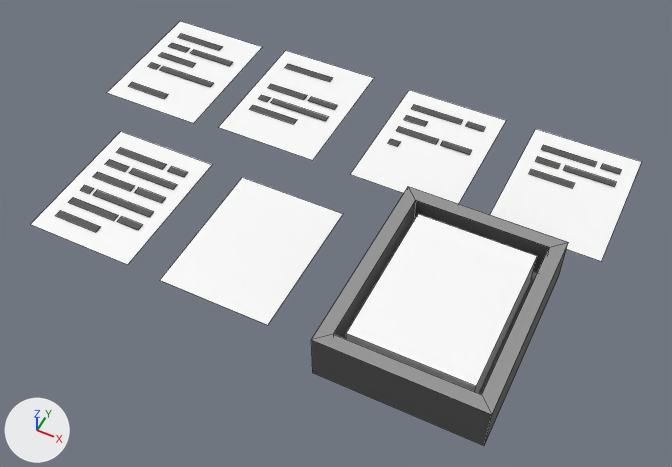
Two versions of the FBX model Assets/Art/Models/Items/Functional/Generic/paper.fbx, one commit apart.
The view is the same before and after, from a 50 mm lens placed at (2.621, 0.889, 1.449), pointed at (2.031, 2.07, -0.027). Every picture has the same lights, and +X, +Y and +Z are marked at lower left. Both versions are drawn at full value of the shape key 'Key 1' of 'PaperBin'; the numbers are the values there. Mesh edges are drawn as thin lines. Vertices at the same position are counted once.

The first picture shows 'Paper', 'Paper Note 1', 'Paper Note 2', 'Paper Note 3', 'Paper Note 4', 'Paper Note 5', 'PaperBin'.
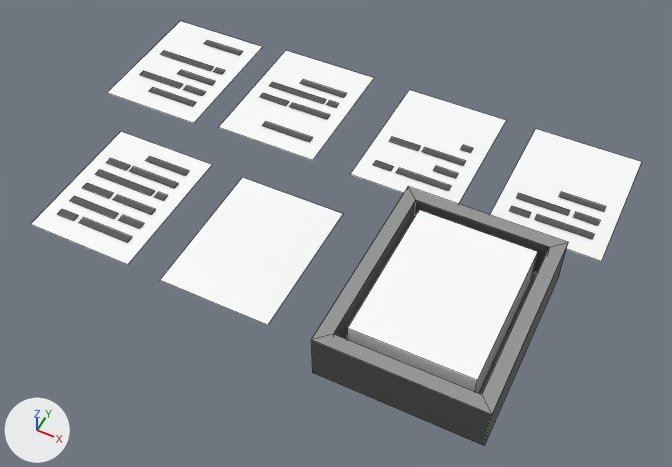
Location of each change, [x1, y1, x2, y2] in pixels of the pictures (672 x 467 px):
'PaperBin', reshaped, turned: [311, 187, 568, 446] in both
'Paper Note 1', reshaped, turned: [31, 131, 212, 265] in both
'Paper Note 2', reshaped, turned: [490, 129, 641, 261] in both
'Paper Note 3', reshaped, turned: [350, 90, 506, 204] in both
'Paper Note 4', reshaped, turned: [219, 50, 374, 160] in both
'Paper Note 5', reshaped, turned: [107, 21, 262, 123] in both

What changed in the scene script:
```text
Change me_paper_021:
    where me_paper_021.from_pydata(...)  # 28 vertices, 7 faces; spans x -0.123..0.123, y -0.162..0.162, z 0.0..0.003
    used by ob_paper_note_4; location = (1.779, 2.376, 0.009)
    me_paper_021 part 1: the whole mesh is multiplied about the mesh origin by the matrix ((-1.0, 0.0, 0.0), (0.0, 0.0, 1.0), (0.0, 1.0, 0.0))
Change me_paper_004:
    where me_paper_004.from_pydata(...)  # 48 vertices, 12 faces; spans x -0.123..0.123, y -0.162..0.162, z 0.0..0.003
    used by ob_paper_note_1; location = (1.586, 1.941, 0.009)
    me_paper_004 part 4: the whole mesh is multiplied about the mesh origin by the matrix ((-1.0, 0.0, 0.0), (0.0, 0.0, 1.0), (0.0, 1.0, 0.0))
Change me_paper_019:
    where me_paper_019.from_pydata(...)  # 24 vertices, 6 faces; spans x -0.123..0.123, y -0.162..0.162, z 0.0..0.003
    used by ob_paper_note_2; location = (2.435, 2.375, 0.009)
    me_paper_019 part 2: the whole mesh is multiplied about the mesh origin by the matrix ((-1.0, 0.0, 0.0), (0.0, 0.0, 1.0), (0.0, 1.0, 0.0))
Change me_paper_018:
    where me_paper_018.from_pydata(...)  # 32 vertices, 8 faces; spans x -0.123..0.123, y -0.162..0.162, z 0.0..0.003
    used by ob_paper_note_5; location = (1.475, 2.362, 0.009)
    me_paper_018 part 6: the whole mesh is multiplied about the mesh origin by the matrix ((-1.0, 0.0, 0.0), (0.0, 0.0, 1.0), (0.0, 1.0, 0.0))
Change me_paperbin:
    where me_paperbin.from_pydata(...)  # 24 vertices, 19 faces; spans x -0.167..0.167, y -0.212..0.212, z 0.0..0.104
    used by ob_paperbin; location = (2.324, 1.934, 0.0)
    me_paperbin part 3: the whole mesh is multiplied about the mesh origin by the matrix ((-1.0, 0.0, 0.0), (0.0, 0.0, 1.0), (0.0, 1.0, 0.0))
Change me_paper_020:
    where me_paper_020.from_pydata(...)  # 28 vertices, 7 faces; spans x -0.123..0.123, y -0.162..0.162, z 0.0..0.003
    used by ob_paper_note_3; location = (2.118, 2.373, 0.009)
    me_paper_020 part 5: the whole mesh is multiplied about the mesh origin by the matrix ((-1.0, 0.0, 0.0), (0.0, 0.0, 1.0), (0.0, 1.0, 0.0))
Change ob_paper_note_4:
    ob_paper_note_4.rotation_euler: (0.0, 0.0, 0.0) -> (1.571, 0.0, 0.0)  # degrees (0, 0, 0) -> degrees (90, 0, 0)
Change ob_paper_note_1:
    ob_paper_note_1.rotation_euler: (0.0, 0.0, 0.0) -> (1.571, 0.0, 0.0)  # degrees (0, 0, 0) -> degrees (90, 0, 0)
Change ob_paper_note_2:
    ob_paper_note_2.rotation_euler: (0.0, 0.0, 0.0) -> (1.571, 0.0, 0.0)  # degrees (0, 0, 0) -> degrees (90, 0, 0)
Change ob_paper_note_5:
    ob_paper_note_5.rotation_euler: (0.0, 0.0, 0.0) -> (1.571, 0.0, 0.0)  # degrees (0, 0, 0) -> degrees (90, 0, 0)
Change ob_paperbin:
    ob_paperbin.rotation_euler: (0.0, 0.0, 0.0) -> (1.571, 0.0, 0.0)  # degrees (0, 0, 0) -> degrees (90, 0, 0)
Change ob_paper_note_3:
    ob_paper_note_3.rotation_euler: (0.0, 0.0, 0.0) -> (1.571, 0.0, 0.0)  # degrees (0, 0, 0) -> degrees (90, 0, 0)
```
